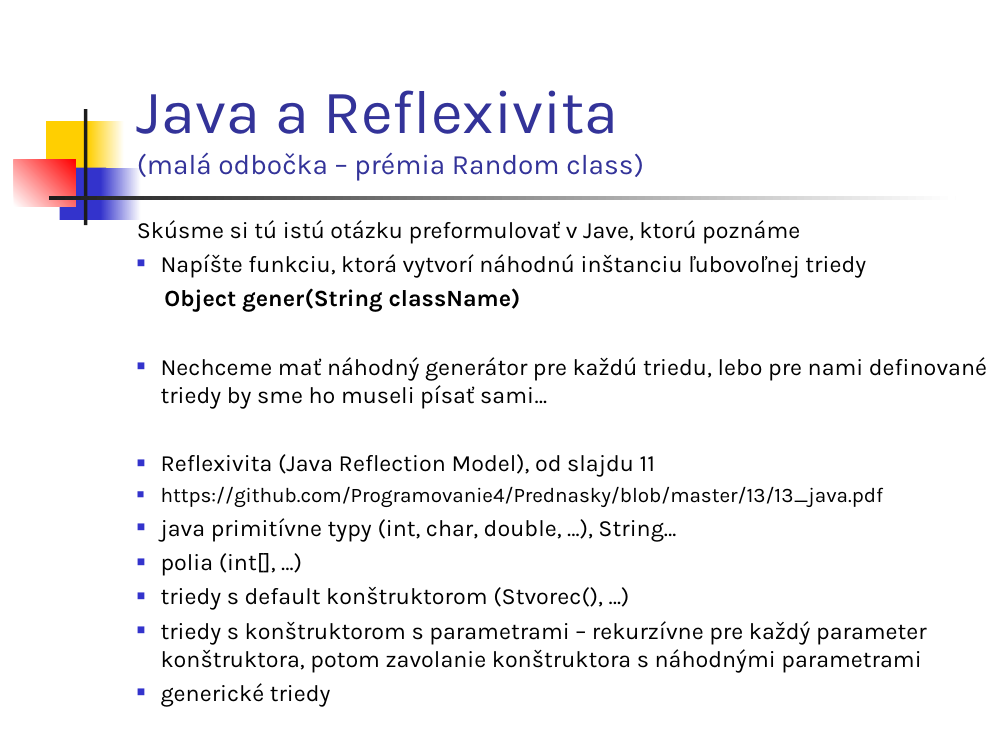
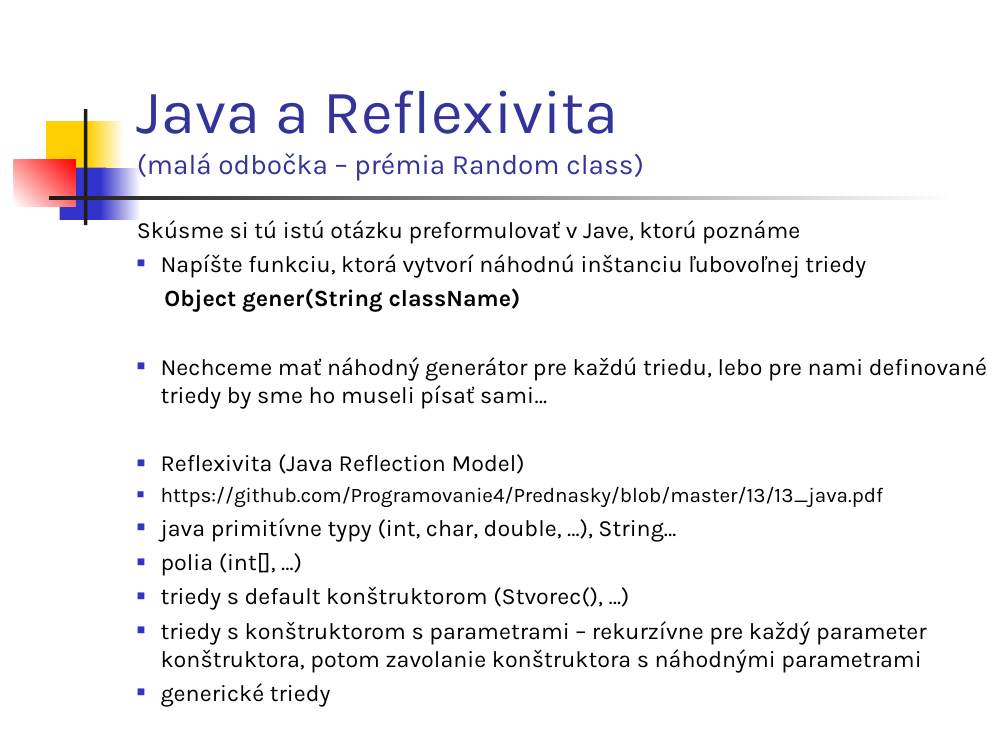
Before and after one commit to Funkcionalne/Prednasky, a slide deck: slide 7 of 03/03_fpro.ppt. Drawn at 1008x756 pixels with LibreOffice and Linux fonts; fonts in the diff are those of the drawing. Boxes give left, top, right and bottom in pixels: in the first picture for what was removed or moved away, otherwise in the second. Text is boxed around its words. In the diff, an @@ line names an element or a change of style, - is before the commit and + after.

```diff
--- a/03/03_fpro.ppt
+++ b/03/03_fpro.ppt
@@ text at box(161, 454, 525, 474): text changed @@
-■ Reflexivita (Java Reflection Model), od slajdu 11
+■ Reflexivita (Java Reflection Model)
```
Also in this commit, not shown: 3 other slides changed, 1 other file.
